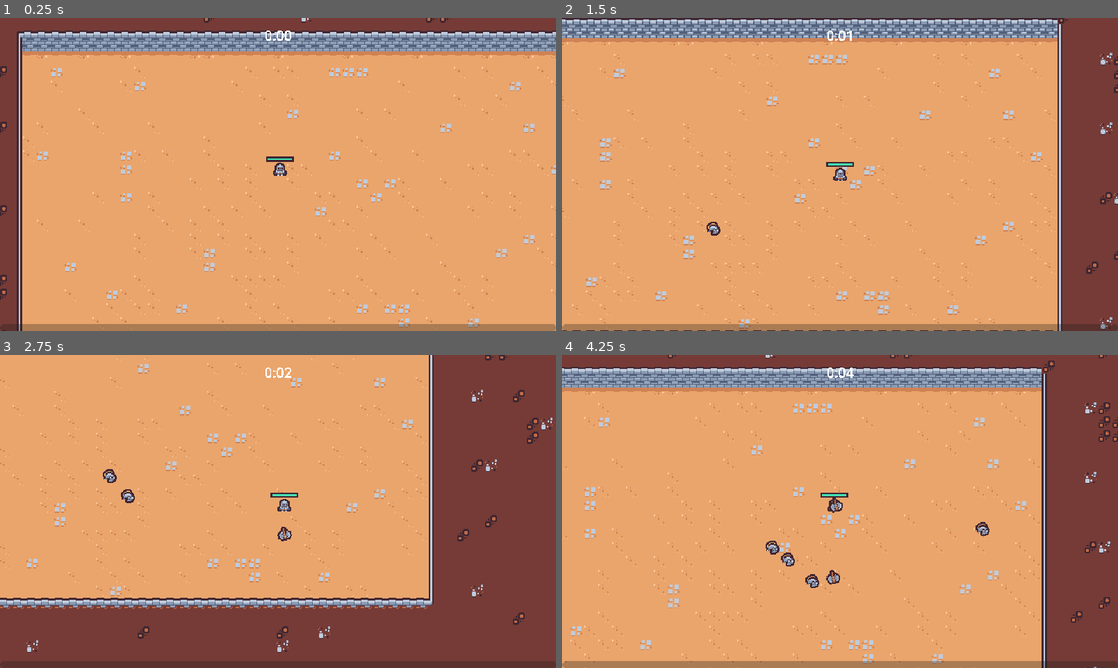
Above: before the commit, frames 1-4 (two rows, left to right).
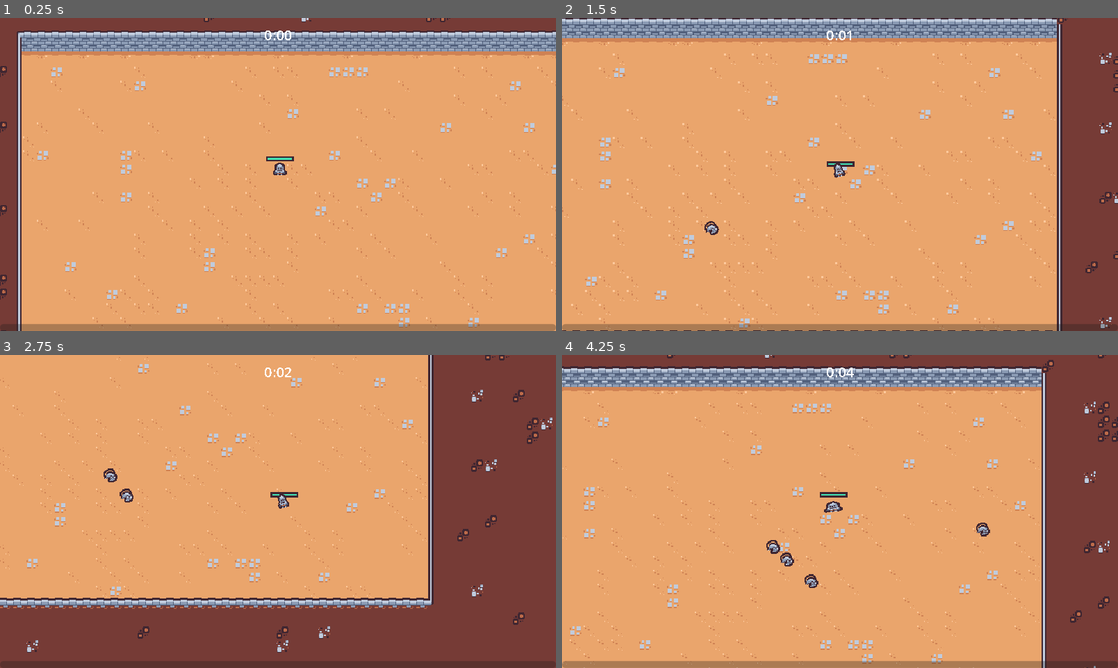
Above: after the commit, the same moments.

Repository: migalvalm/vampire-survivors-clone
Game: Godot game, scene res://scenes/main/main.tscn
Same seed, same stepped clock (60 frames per second), same inputs: the game is played once before the commit and once after it.
Inputs (mouse positions are in pixels of both pictures, inside the frame that each line leads up to):
- Up to frame 1 (0.25 s): no input
- Up to frame 2 (1.5 s): move the mouse to (962, 158) at 0.52 s; press the mouse at (962, 158) at 0.53 s; hold D (move_right) 0.53-1.28 s; move the mouse to (728, 190) at 1.27 s; release the mouse at (728, 190) at 1.28 s; hold S (move_down) from 1.28 s (still down); click (728, 190) at 1.35 s
- Up to frame 3 (2.75 s): move the mouse to (333, 442) at 2.02 s; release S (move_down) at 2.03 s; press the mouse at (333, 442) at 2.03 s; hold D (move_right) from 2.03 s (still down)
- Up to frame 4 (4.25 s): move the mouse to (812, 574) at 2.77 s; release D (move_right) at 2.78 s; release the mouse at (812, 574) at 2.78 s; hold W (move_up) 2.78-3.53 s; click (812, 574) at 2.85 s; move the mouse to (1006, 558) at 3.52 s; press the mouse at (1006, 558) at 3.53 s; hold A (move_left) from 3.53 s (still down)

The runs differ from the first frame. In frame 1, 1.2% of the frame differs, in the area x 0-100%, y 0-100%; in frame 2, 3.2%; in frame 3, 0.8%; in frame 4, 4.8%.

Commit message:
Update

Diff:
--- a/project.godot
+++ b/project.godot
@@ -30,7 +30,7 @@
 window/size/mode=3
 window/size/window_width_override=1920
 window/size/window_height_override=1080
-window/stretch/mode="viewport"
+window/stretch/mode="canvas_items"
 
 [editor_plugins]
 
--- /dev/null
+++ b/resources/upgrades/ability.gd
@@ -0,0 +1,4 @@
+extends AbilityUpgrade
+class_name Ability
+
+@export var ability_controller_scene: PackedScene
--- a/resources/upgrades/ability_upgrade.gd
+++ b/resources/upgrades/ability_upgrade.gd
@@ -2,5 +2,6 @@
 class_name AbilityUpgrade
 
 @export var id: String
+@export var max_quantity: int
 @export var name: String
 @export_multiline var description: String
--- /dev/null
+++ b/resources/upgrades/axe.tres
@@ -0,0 +1,12 @@
+[gd_resource type="Resource" script_class="Ability" load_steps=3 format=3 uid="uid://bd6hdi1ahsbmj"]
+
+[ext_resource type="PackedScene" uid="uid://cgyjkwsg2fxo6" path="res://scenes/ability/axe_ability_controller/axe_ability_controller.tscn" id="1_hb50n"]
+[ext_resource type="Script" path="res://resources/upgrades/ability.gd" id="1_jxxsm"]
+
+[resource]
+script = ExtResource("1_jxxsm")
+ability_controller_scene = ExtResource("1_hb50n")
+id = "axe"
+max_quantity = 1
+name = "Axe"
+description = "Periodically sends out a spinning axe"
--- a/resources/upgrades/sword_rate.tres
+++ b/resources/upgrades/sword_rate.tres
@@ -1,9 +1,10 @@
-[gd_resource type="Resource" load_steps=2 format=3 uid="uid://dw83dyyjuwlcw"]
+[gd_resource type="Resource" script_class="AbilityUpgrade" load_steps=2 format=3 uid="uid://dw83dyyjuwlcw"]
 
 [ext_resource type="Script" path="res://resources/upgrades/ability_upgrade.gd" id="1_mkog4"]
 
 [resource]
 script = ExtResource("1_mkog4")
 id = "sword_rate"
+max_quantity = 5
 name = "Sword Quickness"
 description = "Increases sword attack rate by 10%"
--- a/scenes/ability/axe_ability/axe_ability.tscn
+++ b/scenes/ability/axe_ability/axe_ability.tscn
@@ -3,6 +3,21 @@
 [ext_resource type="Texture2D" uid="uid://c3tof7tvlyisr" path="res://scenes/ability/axe_ability/axe.png" id="1_4sc8o"]
 [ext_resource type="Script" path="res://scenes/ability/axe_ability/axe_ability.gd" id="1_gf6js"]
 [ext_resource type="PackedScene" uid="uid://bdfm633tkddth" path="res://scenes/component/hitbox_component.tscn" id="3_l4ubx"]
+
+[sub_resource type="Animation" id="Animation_gxeip"]
+length = 0.001
+tracks/0/type = "value"
+tracks/0/imported = false
+tracks/0/enabled = true
+tracks/0/path = NodePath("Texture:rotation")
+tracks/0/interp = 1
+tracks/0/loop_wrap = true
+tracks/0/keys = {
+"times": PackedFloat32Array(0),
+"transitions": PackedFloat32Array(1),
+"update": 0,
+"values": [0.0]
+}
 
 [sub_resource type="Animation" id="Animation_xxr5w"]
 resource_name = "default"
@@ -19,21 +34,6 @@
 "transitions": PackedFloat32Array(1, 1),
 "update": 0,
 "values": [0.0, 6.28319]
-}
-
-[sub_resource type="Animation" id="Animation_gxeip"]
-length = 0.001
-tracks/0/type = "value"
-tracks/0/imported = false
-tracks/0/enabled = true
-tracks/0/path = NodePath("Texture:rotation")
-tracks/0/interp = 1
-tracks/0/loop_wrap = true
-tracks/0/keys = {
-"times": PackedFloat32Array(0),
-"transitions": PackedFloat32Array(1),
-"update": 0,
-"values": [0.0]
 }
 
 [sub_resource type="AnimationLibrary" id="AnimationLibrary_2uv6p"]
--- /dev/null
+++ b/scenes/component/death_component.tscn
@@ -0,0 +1,92 @@
+[gd_scene load_steps=8 format=3 uid="uid://cf7bhpjr84lm5"]
+
+[ext_resource type="Texture2D" uid="uid://dq4apm2yeomim" path="res://scenes/game_object/basic_enemy/basic_enemy.png" id="1_xl446"]
+
+[sub_resource type="Animation" id="Animation_v2dkb"]
+resource_name = "default"
+tracks/0/type = "value"
+tracks/0/imported = false
+tracks/0/enabled = true
+tracks/0/path = NodePath(".:emitting")
+tracks/0/interp = 1
+tracks/0/loop_wrap = true
+tracks/0/keys = {
+"times": PackedFloat32Array(0),
+"transitions": PackedFloat32Array(1),
+"update": 1,
+"values": [true]
+}
+tracks/1/type = "method"
+tracks/1/imported = false
+tracks/1/enabled = true
+tracks/1/path = NodePath("..")
+tracks/1/interp = 1
+tracks/1/loop_wrap = true
+tracks/1/keys = {
+"times": PackedFloat32Array(1),
+"transitions": PackedFloat32Array(1),
+"values": [{
+"args": [],
+"method": &"queue_free"
+}]
+}
+
+[sub_resource type="Animation" id="Animation_ikq1n"]
+length = 0.001
+tracks/0/type = "value"
+tracks/0/imported = false
+tracks/0/enabled = true
+tracks/0/path = NodePath(".:emitting")
+tracks/0/interp = 1
+tracks/0/loop_wrap = true
+tracks/0/keys = {
+"times": PackedFloat32Array(0),
+"transitions": PackedFloat32Array(1),
+"update": 1,
+"values": [false]
+}
+
+[sub_resource type="AnimationLibrary" id="AnimationLibrary_r41qp"]
+_data = {
+"RESET": SubResource("Animation_ikq1n"),
+"default": SubResource("Animation_v2dkb")
+}
+
+[sub_resource type="Curve" id="Curve_5qpa1"]
+_data = [Vector2(0, 1), 0.0, 0.0, 0, 0, Vector2(0.6, 1), 0.0, 0.0, 0, 0, Vector2(1, 0), 0.0, 0.0, 0, 0]
+point_count = 3
+
+[sub_resource type="CurveTexture" id="CurveTexture_16u2b"]
+curve = SubResource("Curve_5qpa1")
+
+[sub_resource type="ParticleProcessMaterial" id="ParticleProcessMaterial_cedir"]
+particle_flag_disable_z = true
+direction = Vector3(2.08165e-12, -1, 2.08165e-12)
+spread = 30.0
+gravity = Vector3(2.08165e-12, 400, 2.08165e-12)
+initial_velocity_min = 125.0
+initial_velocity_max = 200.0
+angular_velocity_min = -720.0
+angular_velocity_max = 720.0
+orbit_velocity_min = 2.08167e-14
+orbit_velocity_max = 2.08167e-14
+scale_curve = SubResource("CurveTexture_16u2b")
+
+[node name="DeathComponent" type="Node2D"]
+
+[node name="AnimationPlayer" type="AnimationPlayer" parent="."]
+root_node = NodePath("../GPUParticles2D")
+autoplay = "default"
+libraries = {
+"": SubResource("AnimationLibrary_r41qp")
+}
+
+[node name="GPUParticles2D" type="GPUParticles2D" parent="."]
+emitting = false
+amount = 1
+process_material = SubResource("ParticleProcessMaterial_cedir")
+texture = ExtResource("1_xl446")
+lifetime = 0.65
+one_shot = true
+fixed_fps = 0
+interpolate = false
--- a/scenes/game_object/basic_enemy/basic_enemy.tscn
+++ b/scenes/game_object/basic_enemy/basic_enemy.tscn
@@ -1,10 +1,72 @@
-[gd_scene load_steps=8 format=3 uid="uid://co2t4lal7lfr5"]
+[gd_scene load_steps=11 format=3 uid="uid://co2t4lal7lfr5"]
 
 [ext_resource type="Texture2D" uid="uid://dq4apm2yeomim" path="res://scenes/game_object/basic_enemy/basic_enemy.png" id="1_6s0dx"]
 [ext_resource type="Script" path="res://scenes/game_object/basic_enemy/basic_enemy.gd" id="1_huj3o"]
 [ext_resource type="PackedScene" uid="uid://dmegso3kjij1s" path="res://scenes/component/health_component.tscn" id="2_sliiy"]
 [ext_resource type="PackedScene" uid="uid://monloi3v6fr6" path="res://scenes/component/vial_drop_component.tscn" id="3_3hkfu"]
 [ext_resource type="PackedScene" uid="uid://7jwo8f2bjjf8" path="res://scenes/component/hurtbox_component.tscn" id="4_nkced"]
+
+[sub_resource type="Animation" id="Animation_5xe3m"]
+resource_name = "walk"
+length = 0.4
+loop_mode = 1
+tracks/0/type = "value"
+tracks/0/imported = false
+tracks/0/enabled = true
+tracks/0/path = NodePath("Visuals/Texture:position")
+tracks/0/interp = 2
+tracks/0/loop_wrap = true
+tracks/0/keys = {
+"times": PackedFloat32Array(0, 0.1, 0.3),
+"transitions": PackedFloat32Array(1, 1, 1),
+"update": 0,
+"values": [Vector2(0, 0), Vector2(-1, 2.08165e-12), Vector2(1, 2.08165e-12)]
+}
+tracks/1/type = "value"
+tracks/1/imported = false
+tracks/1/enabled = true
+tracks/1/path = NodePath("Visuals/Texture:rotation")
+tracks/1/interp = 2
+tracks/1/loop_wrap = true
+tracks/1/keys = {
+"times": PackedFloat32Array(0, 0.1, 0.2, 0.3),
+"transitions": PackedFloat32Array(1, 1, 1, 1),
+"update": 0,
+"values": [0.174533, -0.174533, 0.174533, -0.174533]
+}
+
+[sub_resource type="Animation" id="Animation_uqsqt"]
+length = 0.001
+tracks/0/type = "value"
+tracks/0/imported = false
+tracks/0/enabled = true
+tracks/0/path = NodePath("Visuals/Texture:position")
+tracks/0/interp = 1
+tracks/0/loop_wrap = true
+tracks/0/keys = {
+"times": PackedFloat32Array(0),
+"transitions": PackedFloat32Array(1),
+"update": 0,
+"values": [Vector2(0, 0)]
+}
+tracks/1/type = "value"
+tracks/1/imported = false
+tracks/1/enabled = true
+tracks/1/path = NodePath("Visuals/Texture:rotation")
+tracks/1/interp = 1
+tracks/1/loop_wrap = true
+tracks/1/keys = {
+"times": PackedFloat32Array(0),
+"transitions": PackedFloat32Array(1),
+"update": 0,
+"values": [0.0]
+}
+
+[sub_resource type="AnimationLibrary" id="AnimationLibrary_whvla"]
+_data = {
+"RESET": SubResource("Animation_uqsqt"),
+"walk": SubResource("Animation_5xe3m")
+}
 
 [sub_resource type="CircleShape2D" id="CircleShape2D_6xtqi"]
 radius = 12.0
@@ -18,6 +80,12 @@
 motion_mode = 1
 script = ExtResource("1_huj3o")
 
+[node name="AnimationPlayer" type="AnimationPlayer" parent="."]
+autoplay = "walk"
+libraries = {
+"": SubResource("AnimationLibrary_whvla")
+}
+
 [node name="HealthComponent" parent="." instance=ExtResource("2_sliiy")]
 
 [node name="VialDropComponent" parent="." node_paths=PackedStringArray("health_component") instance=ExtResource("3_3hkfu")]
@@ -30,7 +98,9 @@
 position = Vector2(0, -5)
 shape = SubResource("CircleShape2D_6xtqi")
 
-[node name="Texture" type="Sprite2D" parent="."]
+[node name="Visuals" type="Node2D" parent="."]
+
+[node name="Texture" type="Sprite2D" parent="Visuals"]
 texture = ExtResource("1_6s0dx")
 offset = Vector2(0, -4)
 
--- a/scenes/game_object/player/player.gd
+++ b/scenes/game_object/player/player.gd
@@ -7,6 +7,9 @@
 @onready var damage_interval_timer = $DamageIntervalTimer as Timer
 @onready var health_component = $HealthComponent as HealthComponent
 @onready var health_bar = $HealthBar
+@onready var abilities = $Abilities
+@onready var animation_player = $AnimationPlayer
+@onready var visuals = $Visuals
 
 var number_colliding_bodies: int
 
@@ -15,15 +18,28 @@
 	$CollisionArea2D.body_exited.connect(on_body_exited)
 	damage_interval_timer.timeout.connect(on_damage_interval_timer_timeout)
 	health_component.health_changed.connect(on_health_changed)
+	GameEvents.ability_upgrade_added.connect(on_ability_upgrade_added)
 	health_bar.set_value(health_component.get_health_percent())
 
 func _process(delta: float) -> void:
-	var direction = get_movement_vector().normalized()
+	var movement_vector = get_movement_vector()
+	var direction = movement_vector.normalized()
 
 	var target_velocity = direction * MAX_SPEED
 
 	velocity = velocity.lerp(target_velocity, 1 - exp(-delta * ACCELERATION_SMOOTHING))
 	move_and_slide()
+
+	if movement_vector.x != 0 || movement_vector.y != 0:
+		animation_player.play('walk')
+	else:
+		animation_player.play('RESET')
+
+	var move_sign = sign(movement_vector.x)
+	if move_sign == 0:
+		visuals.scale = Vector2.ONE
+	else:
+		visuals.scale = Vector2(move_sign, 1)
 
 func get_movement_vector() -> Vector2:
 	var x_movement = Input.get_action_strength('move_right') - Input.get_action_strength('move_left')
@@ -52,3 +68,11 @@
 
 func on_health_changed() -> void:
 	update_health_display()
+
+func on_ability_upgrade_added(ability_upgrade: AbilityUpgrade, current_upgrades: Dictionary) -> void:
+	if not ability_upgrade is Ability:
+		return
+
+	var ability = ability_upgrade as Ability
+
+	abilities.add_child(ability.ability_controller_scene.instantiate())
--- a/scenes/game_object/player/player.tscn
+++ b/scenes/game_object/player/player.tscn
@@ -1,10 +1,95 @@
-[gd_scene load_steps=11 format=3 uid="uid://bk2lpbua3qjj4"]
+[gd_scene load_steps=13 format=3 uid="uid://bk2lpbua3qjj4"]
 
 [ext_resource type="Texture2D" uid="uid://d2d485t6rdta2" path="res://scenes/game_object/player/player.png" id="1_v54y6"]
 [ext_resource type="Script" path="res://scenes/game_object/player/player.gd" id="1_x14sp"]
 [ext_resource type="PackedScene" uid="uid://bnh7burb0h2aa" path="res://scenes/ability/sword_ability_controller/sword_ability_controller.tscn" id="2_5r485"]
 [ext_resource type="PackedScene" uid="uid://dmegso3kjij1s" path="res://scenes/component/health_component.tscn" id="4_8g6dd"]
-[ext_resource type="PackedScene" uid="uid://cgyjkwsg2fxo6" path="res://scenes/ability/axe_ability_controller/axe_ability_controller.tscn" id="4_v0b05"]
+
+[sub_resource type="Animation" id="Animation_n64ea"]
+resource_name = "walk"
+length = 0.4
+loop_mode = 1
+tracks/0/type = "value"
+tracks/0/imported = false
+tracks/0/enabled = true
+tracks/0/path = NodePath("Visuals/Texture:position")
+tracks/0/interp = 2
+tracks/0/loop_wrap = true
+tracks/0/keys = {
+"times": PackedFloat32Array(0, 0.1, 0.3),
+"transitions": PackedFloat32Array(1, 1, 1),
+"update": 0,
+"values": [Vector2(0, 0), Vector2(2.08165e-12, -5), Vector2(2.08165e-12, 2.08165e-12)]
+}
+tracks/1/type = "value"
+tracks/1/imported = false
+tracks/1/enabled = true
+tracks/1/path = NodePath("Visuals/Texture:rotation")
+tracks/1/interp = 2
+tracks/1/loop_wrap = true
+tracks/1/keys = {
+"times": PackedFloat32Array(0, 0.1, 0.2, 0.4),
+"transitions": PackedFloat32Array(1, 1, 1, 1),
+"update": 0,
+"values": [0.0, -0.261799, 0.261799, 3.48787e-16]
+}
+tracks/2/type = "value"
+tracks/2/imported = false
+tracks/2/enabled = true
+tracks/2/path = NodePath("Visuals/Texture:scale")
+tracks/2/interp = 2
+tracks/2/loop_wrap = true
+tracks/2/keys = {
+"times": PackedFloat32Array(0, 0.1, 0.3, 0.4),
+"transitions": PackedFloat32Array(0.784, 2.63902, 1, 1),
+"update": 0,
+"values": [Vector2(1, 1), Vector2(0.8, 1.1), Vector2(1.5, 0.7), Vector2(1, 1)]
+}
+
+[sub_resource type="Animation" id="Animation_sx8y2"]
+length = 0.001
+tracks/0/type = "value"
+tracks/0/imported = false
+tracks/0/enabled = true
+tracks/0/path = NodePath("Visuals/Texture:position")
+tracks/0/interp = 1
+tracks/0/loop_wrap = true
+tracks/0/keys = {
+"times": PackedFloat32Array(0),
+"transitions": PackedFloat32Array(1),
+"update": 0,
+"values": [Vector2(0, 0)]
+}
+tracks/1/type = "value"
+tracks/1/imported = false
+tracks/1/enabled = true
+tracks/1/path = NodePath("Visuals/Texture:rotation")
+tracks/1/interp = 1
+tracks/1/loop_wrap = true
+tracks/1/keys = {
+"times": PackedFloat32Array(0),
+"transitions": PackedFloat32Array(1),
+"update": 0,
+"values": [0.0]
+}
+tracks/2/type = "value"
+tracks/2/imported = false
+tracks/2/enabled = true
+tracks/2/path = NodePath("Visuals/Texture:scale")
+tracks/2/interp = 1
+tracks/2/loop_wrap = true
+tracks/2/keys = {
+"times": PackedFloat32Array(0),
+"transitions": PackedFloat32Array(1),
+"update": 0,
+"values": [Vector2(1, 1)]
+}
+
+[sub_resource type="AnimationLibrary" id="AnimationLibrary_o5ie4"]
+_data = {
+"RESET": SubResource("Animation_sx8y2"),
+"walk": SubResource("Animation_n64ea")
+}
 
 [sub_resource type="StyleBoxFlat" id="StyleBoxFlat_ypybo"]
 bg_color = Color(0.247059, 0.14902, 0.192157, 1)
@@ -32,13 +117,16 @@
 motion_mode = 1
 script = ExtResource("1_x14sp")
 
+[node name="AnimationPlayer" type="AnimationPlayer" parent="."]
+libraries = {
+"": SubResource("AnimationLibrary_o5ie4")
+}
+
 [node name="HealthComponent" parent="." instance=ExtResource("4_8g6dd")]
 
-[node name="AbilityManager" type="Node" parent="."]
+[node name="Abilities" type="Node" parent="."]
 
-[node name="SwordAbilityController" parent="AbilityManager" instance=ExtResource("2_5r485")]
-
-[node name="AxeAbilityController" parent="AbilityManager" instance=ExtResource("4_v0b05")]
+[node name="SwordAbilityController" parent="Abilities" instance=ExtResource("2_5r485")]
 
 [node name="DamageIntervalTimer" type="Timer" parent="."]
 wait_time = 0.5
@@ -66,7 +154,9 @@
 [node name="CollisionShape2D" type="CollisionShape2D" parent="PickupArea"]
 shape = SubResource("CircleShape2D_pnbmn")
 
-[node name="Texture" type="Sprite2D" parent="."]
+[node name="Visuals" type="Node2D" parent="."]
+
+[node name="Texture" type="Sprite2D" parent="Visuals"]
 texture = ExtResource("1_v54y6")
 offset = Vector2(0, -8)
 
--- a/scenes/manager/upgrade_manager.gd
+++ b/scenes/manager/upgrade_manager.gd
@@ -9,14 +9,6 @@
 func _ready():
 	experience_manager.level_up.connect(on_level_up)
 
-func on_level_up(current_level: int):
-	var chosen_upgrade = upgrade_pool.pick_random() as AbilityUpgrade
-	if chosen_upgrade == null: return
-
-	var upgrade_screen_instance = upgrade_screen_scene.instantiate()
-	add_child(upgrade_screen_instance)
-	upgrade_screen_instance.set_ability_upgrades([chosen_upgrade] as Array[AbilityUpgrade])
-	upgrade_screen_instance.upgrade_selected.connect(on_upgrade_selected)
 
 func apply_upgrade(upgrade: AbilityUpgrade) -> void:
 	var has_upgrade = current_upgrades.has(upgrade.id)
@@ -28,7 +20,32 @@
 	else:
 		current_upgrades[upgrade.id]['quantity'] += 1
 
+	if upgrade.max_quantity > 0:
+		var current_quantity = current_upgrades[upgrade.id]['quantity']
+		if current_quantity == upgrade.max_quantity:
+			upgrade_pool = upgrade_pool.filter(func (pool_upgrade): return pool_upgrade.id != upgrade.id)
 	GameEvents.emit_ability_upgrade_added(upgrade, current_upgrades)
+
+
+func pick_upgrades() -> Array[AbilityUpgrade]:
+	var chosen_upgrades: Array[AbilityUpgrade] = []
+	var filtered_upgrades = upgrade_pool.duplicate()
+
+	for i in upgrade_pool.size():
+		var chosen_upgrade = filtered_upgrades.pick_random() as AbilityUpgrade
+		chosen_upgrades.append(chosen_upgrade)
+		filtered_upgrades = filtered_upgrades.filter(func (upgrade): return upgrade.id != chosen_upgrade.id)
+
+	return chosen_upgrades
+
 
 func on_upgrade_selected(upgrade: AbilityUpgrade) -> void:
 	apply_upgrade(upgrade)
+
+
+func on_level_up(current_level: int):
+	var upgrade_screen_instance = upgrade_screen_scene.instantiate()
+	add_child(upgrade_screen_instance)
+	var chosen_upgrades = pick_upgrades()
+	upgrade_screen_instance.set_ability_upgrades(chosen_upgrades as Array[AbilityUpgrade])
+	upgrade_screen_instance.upgrade_selected.connect(on_upgrade_selected)
--- a/scenes/manager/upgrade_manager.tscn
+++ b/scenes/manager/upgrade_manager.tscn
@@ -1,10 +1,11 @@
-[gd_scene load_steps=4 format=3 uid="uid://3at5o01vqjdb"]
+[gd_scene load_steps=5 format=3 uid="uid://3at5o01vqjdb"]
 
 [ext_resource type="Script" path="res://scenes/manager/upgrade_manager.gd" id="1_bqgnm"]
 [ext_resource type="Resource" uid="uid://dw83dyyjuwlcw" path="res://resources/upgrades/sword_rate.tres" id="2_xwik2"]
+[ext_resource type="Resource" uid="uid://bd6hdi1ahsbmj" path="res://resources/upgrades/axe.tres" id="3_3vggb"]
 [ext_resource type="PackedScene" uid="uid://dgy4bohhkst5g" path="res://scenes/ui/upgrade_screen.tscn" id="3_bu7pi"]
 
 [node name="UpgradeManager" type="Node"]
 script = ExtResource("1_bqgnm")
-upgrade_pool = Array[Resource("res://resources/upgrades/ability_upgrade.gd")]([ExtResource("2_xwik2")])
+upgrade_pool = Array[Resource("res://resources/upgrades/ability_upgrade.gd")]([ExtResource("2_xwik2"), ExtResource("3_3vggb")])
 upgrade_screen_scene = ExtResource("3_bu7pi")
